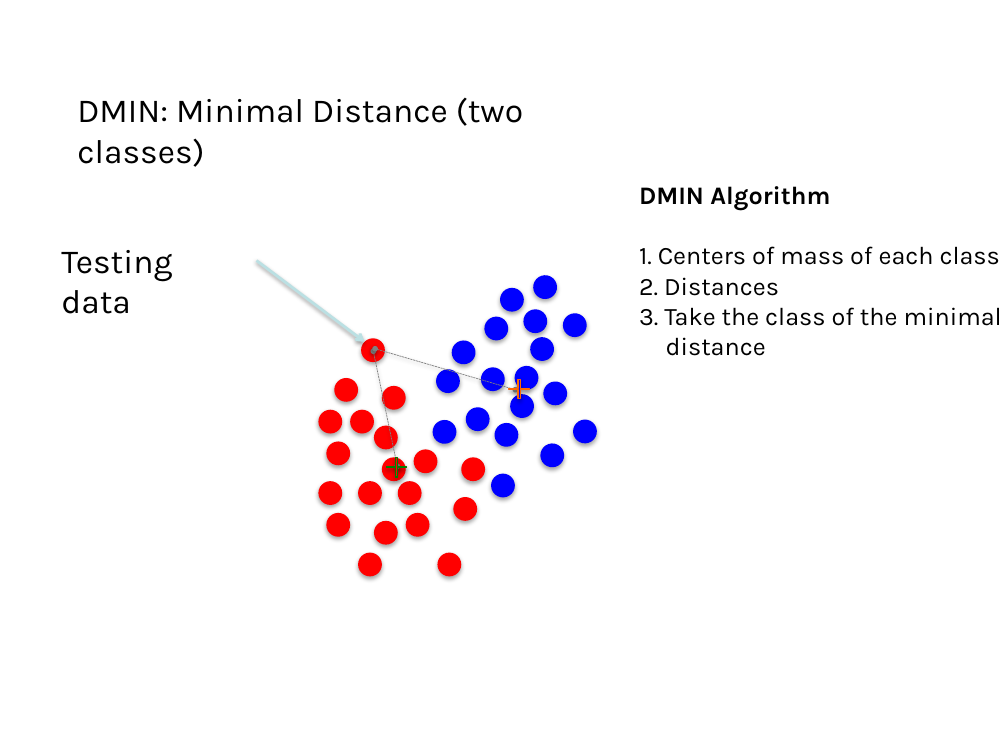
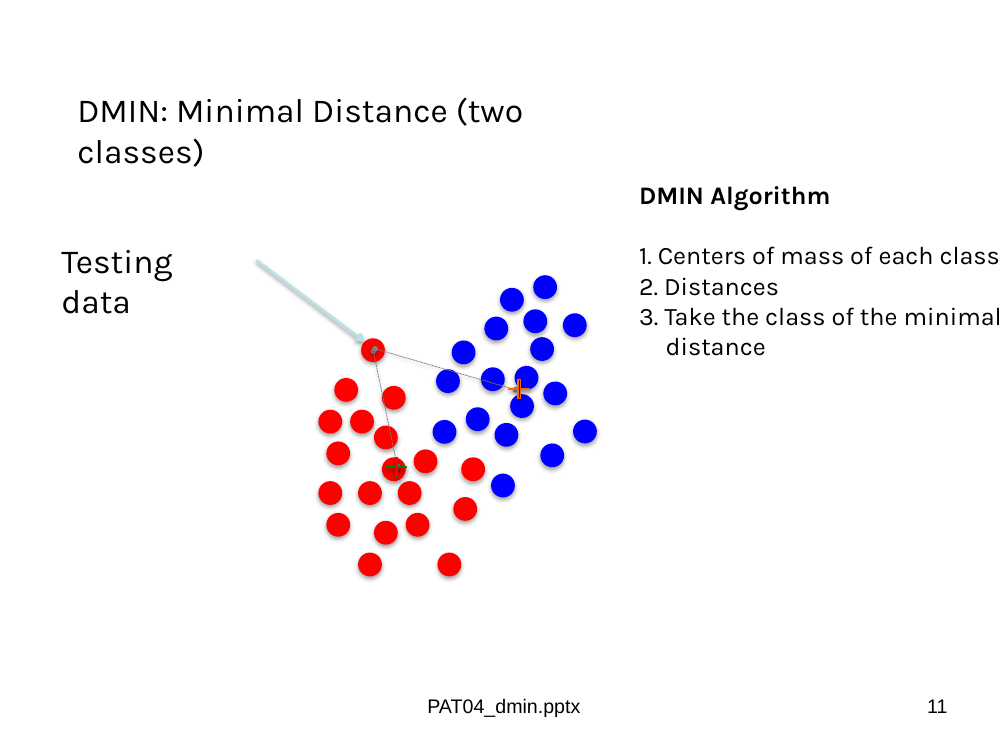
Before and after one commit to domingomery/patrones, a slide deck: slide 11 of clases/Cap04_Clasificacion/presentations/PAT04_dmin.pptx. Drawn at 1008x756 pixels with LibreOffice and Linux fonts; fonts in the diff are those of the drawing. Boxes give left, top, right and bottom in pixels: in the first picture for what was removed or moved away, otherwise in the second. Text is boxed around its words. In the diff, an @@ line names an element or a change of style, - is before the commit and + after.

```diff
--- a/clases/Cap04_Clasificacion/presentations/PAT04_dmin.pptx
+++ b/clases/Cap04_Clasificacion/presentations/PAT04_dmin.pptx
@@ text added at [427, 698, 580, 717], 14 pt, text #000000 @@
+PAT04_dmin.pptx
@@ page number added at [927, 699, 947, 713], 14 pt, text #000000 @@
+11
```
Also in this commit, not shown: 10 other slides changed, 1 slide added, 51 other files.
